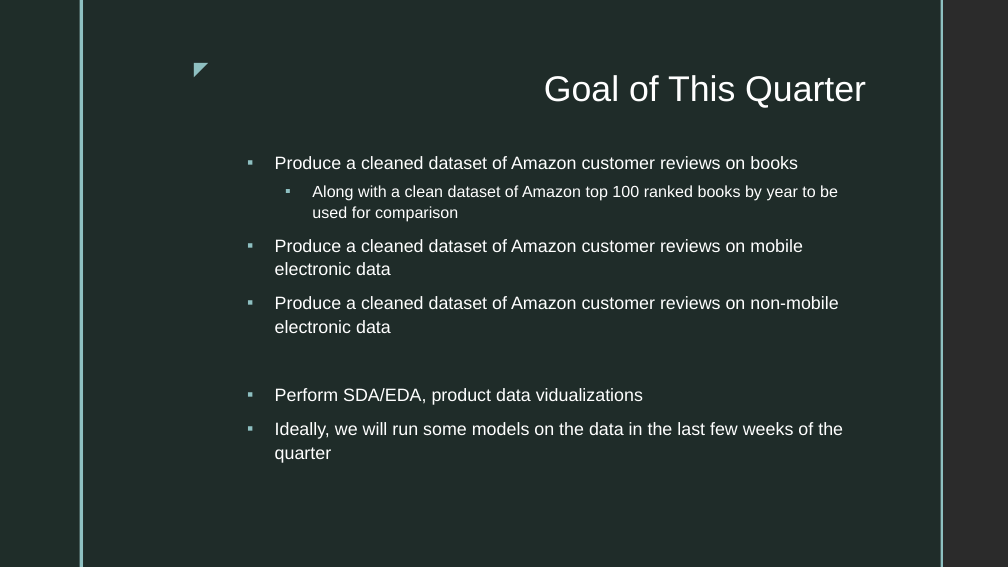
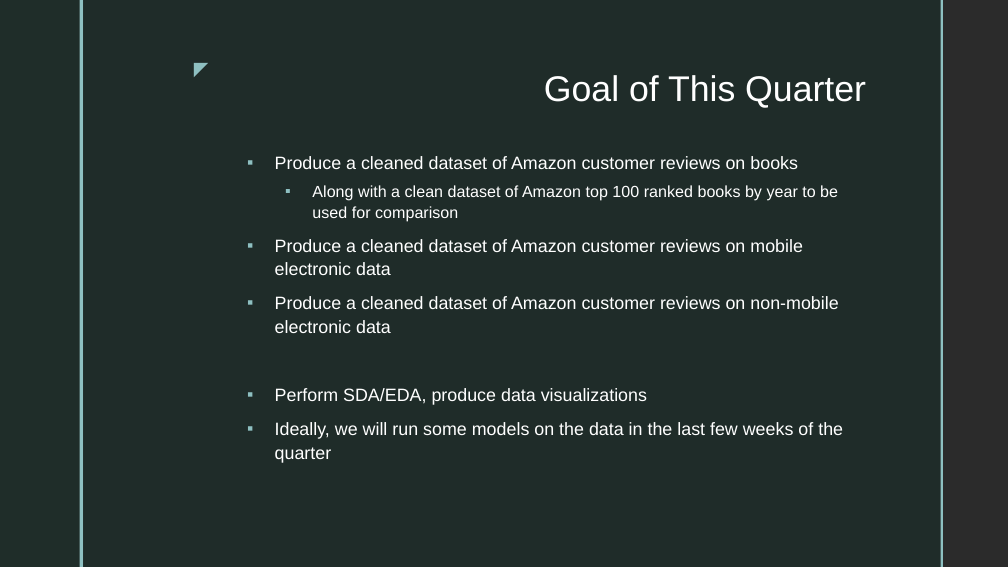
Before and after one commit to TKarlovitzDrexel/DSCI591_ACRSent, a slide deck: slide 4 of PitchPresentationACR_Edits.pptx. Drawn at 1008x567 pixels with LibreOffice and Linux fonts; fonts in the diff are those of the drawing; background and template pictures are left out; a plain dark background stands for a picture behind light text. Boxes give left, top, right and bottom in pixels: in the first picture for what was removed or moved away, otherwise in the second. Text is boxed around its words. In the diff, an @@ line names an element or a change of style, - is before the commit and + after.

Commit message:
Fixed some typos and added in Resources

```diff
--- a/PitchPresentationACR_Edits.pptx
+++ b/PitchPresentationACR_Edits.pptx
@@ text at (275, 388, 647, 405): text changed @@
-▪ Perform SDA/EDA, product data vidualizations
+▪ Perform SDA/EDA, produce data visualizations
```
Also in this commit, not shown: 4 other slides changed, 1 slide added.
